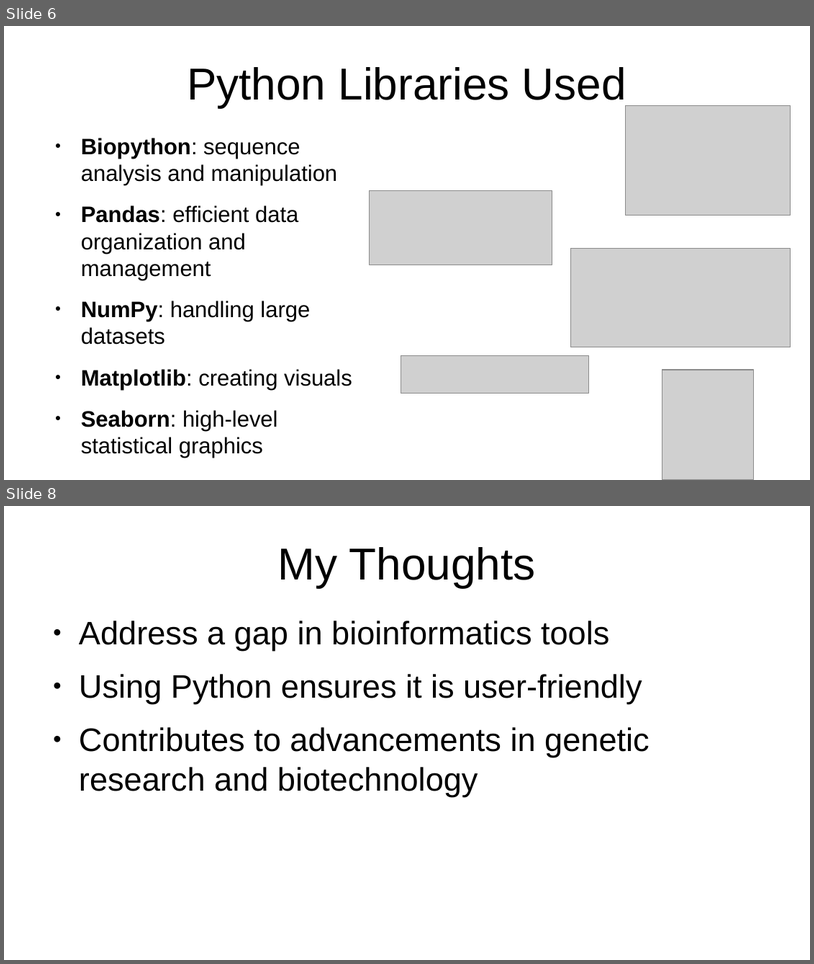
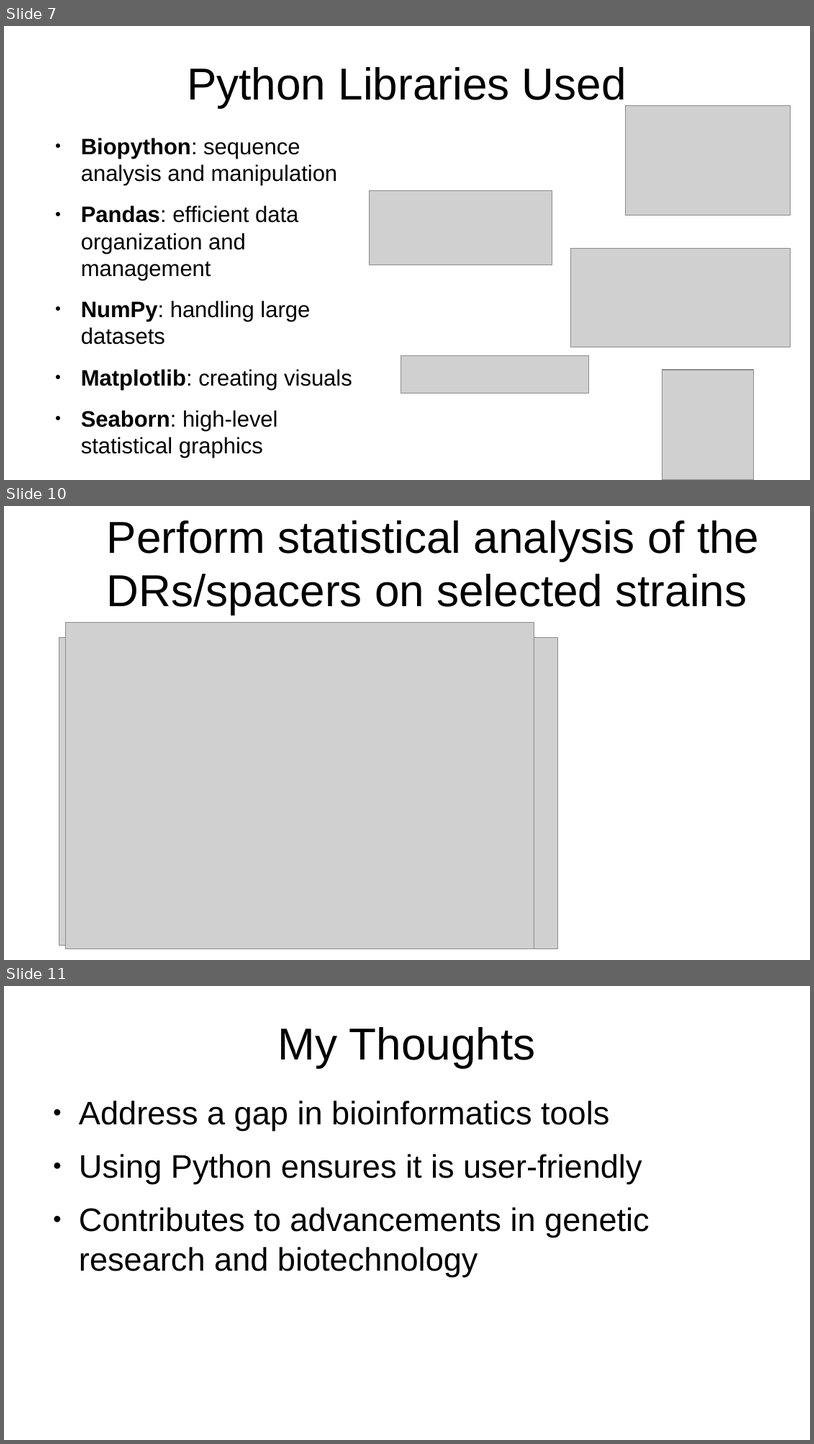
Before and after one commit to jwmathis/SSE591_Project3, a slide deck: Peer Review 1.pptx. Shown one above the other, each under a label of ours: slides 6 and 8 before the commit, slides 7, 10 and 11 after it; the slides between them are not shown. The pictures are 814x964 and 814x1444 pixels, drawn with LibreOffice and Linux fonts; fonts in the diff are those of the drawing; grey boxes stand for pictures. Boxes give left, top, right and bottom in pixels: in the first picture for what was removed or moved away, otherwise in the second. Text is boxed around its words. In the diff, an @@ line names an element or a change of style, - is before the commit and + after.

```diff
--- a/Peer Review 1.pptx
+++ b/Peer Review 1.pptx
@@ slide 10 added at bbox=[4, 506, 810, 960], background #FFFFFF @@
@@ title added at bbox=[107, 520, 759, 615], 44 pt, text #000000 @@
+Perform statistical analysis of the DRs/spacers on selected strains
@@ picture added at bbox=[65, 623, 535, 949] @@
@@ picture added at bbox=[59, 637, 553, 945] @@
@@ picture added at bbox=[77, 637, 558, 949] @@
@@ what was slide 6 is now slide 7 @@
@@ what was slide 8 is now slide 11 @@
```
Also in this commit, not shown: 4 slides changed, 2 other slides added, 3 other files.
